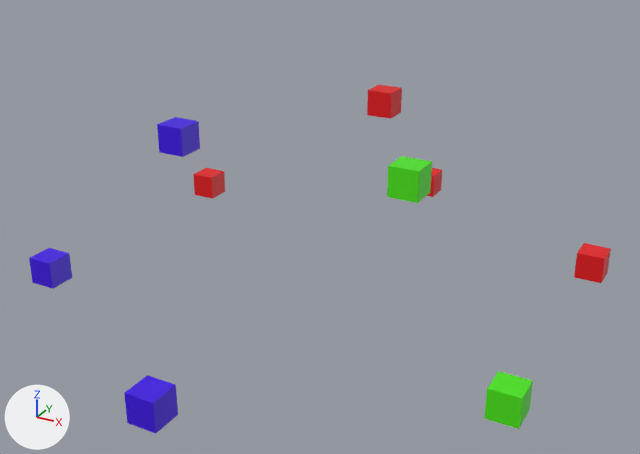
A saved change to the Blender file models/simulate_1.blend.
Camera for both pictures: a 50 mm lens placed at (2.82, -5.18, 2.89), pointed at (0.07, -0.17, 0.39). Every picture has the same lights, and +X, +Y and +Z are marked at lower left.

In view in the first picture: 'A', 'B', 'C', 'a1', 'a3', 'b1', 'b2', 'c1'.
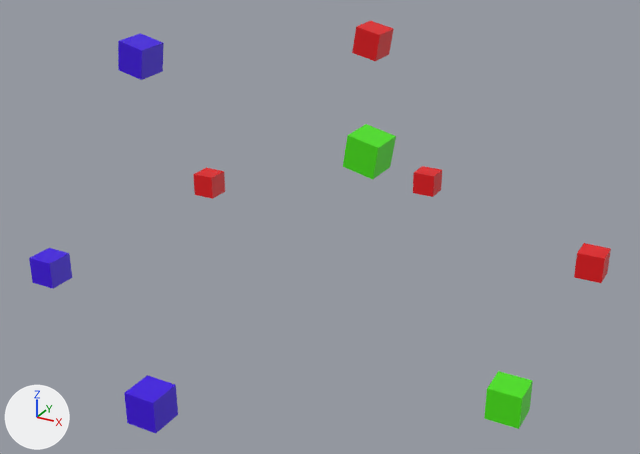
ob_up_circle is not drawn itself; it is the parent of ob_a, ob_b, ob_c.

Changed parts and their boxes (x1, y1, x2, y2) in the pictures (640 x 454 px):
'C', moved, turned
    before: (387, 156, 432, 203)
    after: (343, 124, 396, 179)
'B', moved, turned
    before: (157, 117, 200, 157)
    after: (118, 33, 164, 80)
'A', moved, turned
    before: (367, 85, 402, 119)
    after: (352, 21, 394, 61)

The edits, one by one:
Object 'up_circle' (ob_up_circle) moves from (0.0, 0.0, 1.0) to (-0.0418, -0.313, 1.47).
Object 'up_circle' (ob_up_circle) turns from (0, 0, 0) to (4.7, 11, -3.7) degrees about x, y and z.
In object 'A' (ob_a), parent is no longer ob_up_circle.
In object 'A' (ob_a), matrix_parent_inverse is no longer Matrix(((1.0, 0.0, 0.0, 0.0), (0.0, 1.0, 0.0, 0.0), (0.0, 0.0, 1.0, -1.0), (0.0, 0.0, 0.0, 1.0))).
Object 'A' (ob_a) moves from (0.0, 1.0, 1.0) to (0.0373, 0.681, 1.538).
Object 'A' (ob_a) turns from (0, 0, 0) to (4, 11, -3.8) degrees about x, y and z.
In object 'B' (ob_b), parent is no longer ob_up_circle.
In object 'B' (ob_b), matrix_parent_inverse is no longer Matrix(((1.0, 0.0, 0.0, 0.0), (0.0, 1.0, 0.0, 0.0), (0.0, 0.0, 1.0, -1.0), (0.0, 0.0, 0.0, 1.0))).
Object 'B' (ob_b) moves from (-0.866, -0.5, 1.0) to (-0.929, -0.754, 1.602).
Object 'B' (ob_b) turns from (0, 0, 0) to (4, 11, -3.8) degrees about x, y and z.
In object 'C' (ob_c), parent is no longer ob_up_circle.
In object 'C' (ob_c), matrix_parent_inverse is no longer Matrix(((1.0, 0.0, 0.0, 0.0), (0.0, 1.0, 0.0, 0.0), (0.0, 0.0, 1.0, -1.0), (0.0, 0.0, 0.0, 1.0))).
Object 'C' (ob_c) moves from (0.866, -0.5, 1.0) to (0.767, -0.867, 1.27).
Object 'C' (ob_c) turns from (0, 0, 0) to (4, 11, -3.8) degrees about x, y and z.
